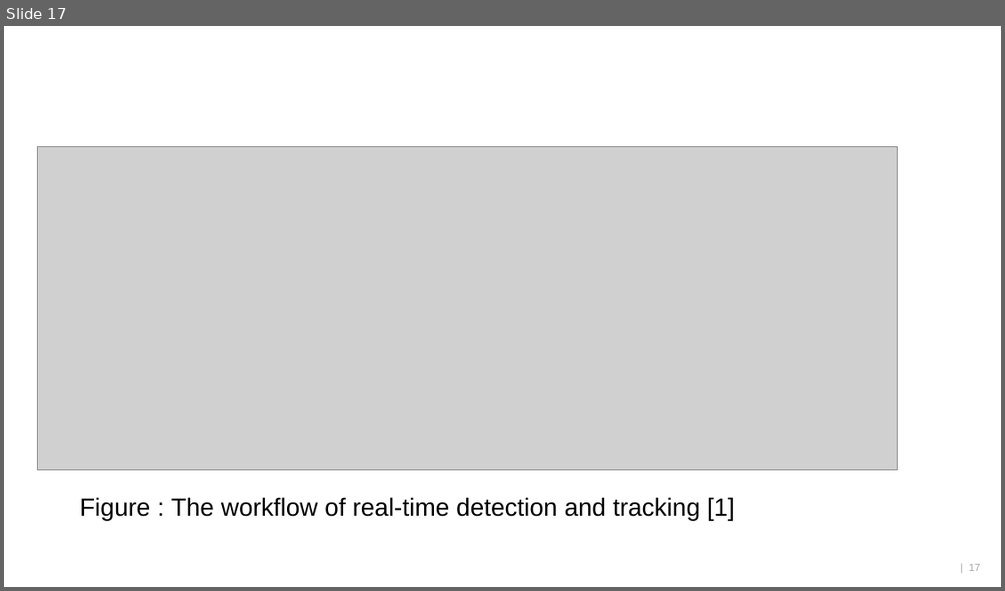
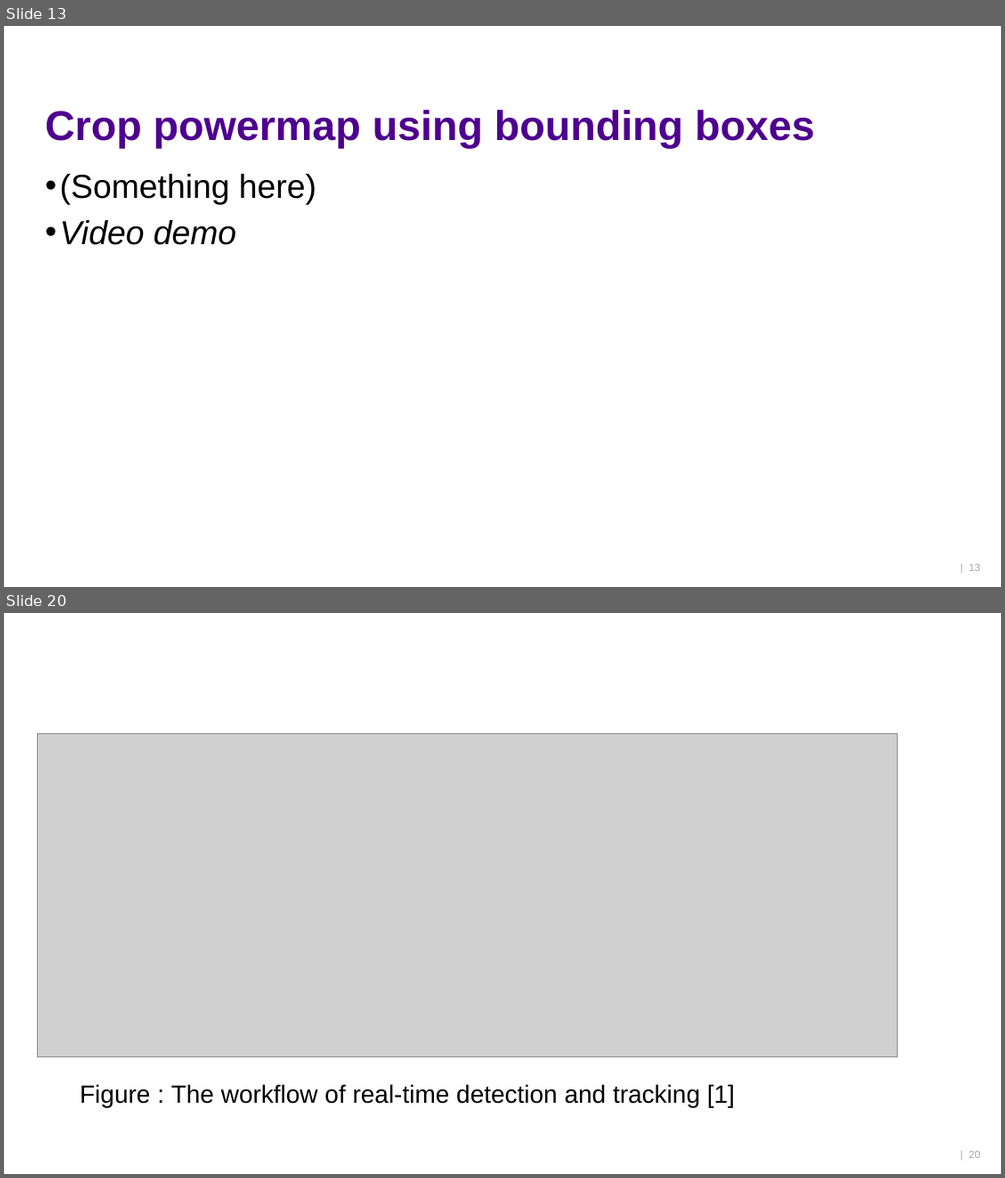
Before and after one commit to ktlhtn/AutoSTAnnot, a slide deck: Power point files/Final presentation.pptx. Shown one above the other, each under a label of ours: slide 17 before the commit, slides 13 and 20 after it; the slides between them are not shown. The pictures are 1005x591 and 1005x1178 pixels, drawn with LibreOffice and Linux fonts; fonts in the diff are those of the drawing; grey boxes stand for pictures; background and template pictures are left out. Boxes give left, top, right and bottom in pixels: in the first picture for what was removed or moved away, otherwise in the second. Text is boxed around its words. In the diff, an @@ line names an element or a change of style, - is before the commit and + after.

```diff
--- a/Power point files/Final presentation.pptx
+++ b/Power point files/Final presentation.pptx
@@ slide 13 added at <box>4,26,1001,587</box>, background #FFFFFF @@
@@ title added at <box>45,110,815,148</box>, 40 pt, text #4E008E, bold @@
+Crop powermap using bounding boxes
@@ text added at <box>60,174,316,245</box>, 32 pt, text #000000 @@
+• (Something here)
+• Video demo
@@ page number added at <box>969,564,980,571</box>, 10 pt, text #A6A6A6 @@
+| 13
@@ what was slide 17 is now slide 20 @@
@@ page number at <box>969,1151,980,1158</box>: text changed @@
-| 17
+| 20
```
Also in this commit, not shown: 1 slide changed, 9 other slides added, 7 slides removed.
